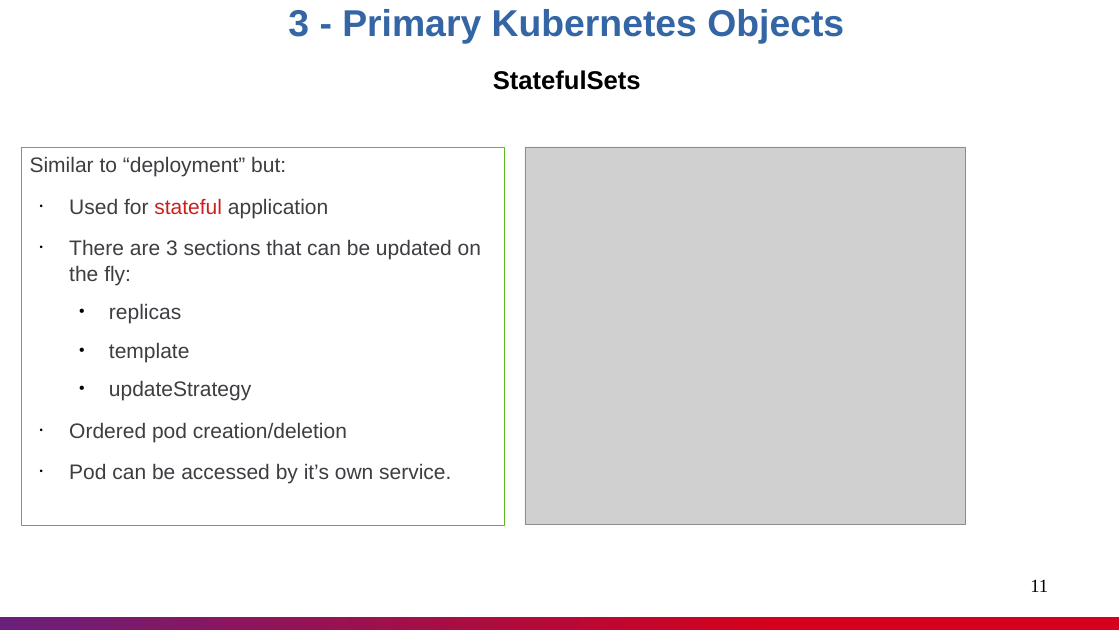
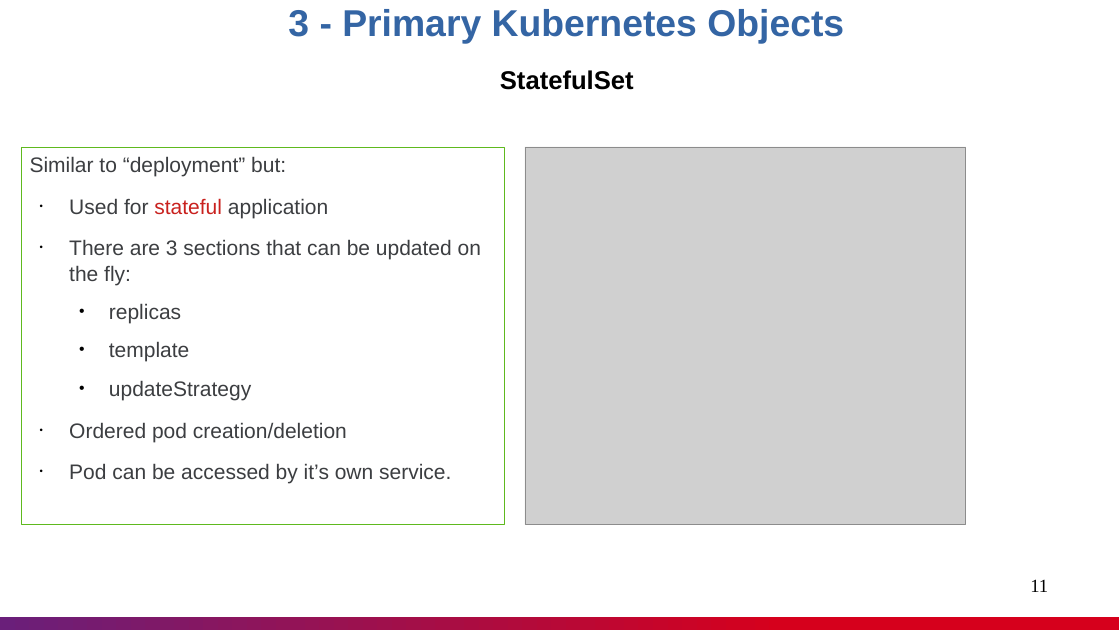
Before and after one commit to nashtech-garage/kubernetes, a slide deck: slide 11 of documents/K8s_Knowledge_Sharing.pptx. Drawn at 1120x630 pixels with LibreOffice and Linux fonts; fonts in the diff are those of the drawing; grey boxes stand for pictures. Boxes give left, top, right and bottom in pixels: in the first picture for what was removed or moved away, otherwise in the second. Text is boxed around its words. In the diff, an @@ line names an element or a change of style, - is before the commit and + after.

```diff
--- a/documents/K8s_Knowledge_Sharing.pptx
+++ b/documents/K8s_Knowledge_Sharing.pptx
@@ text at <box>288,9,844,90</box>: text changed @@
-3 - Primary Kubernetes Objects
-StatefulSets
+3 - Primary Kubernetes Objects
+StatefulSet
```
Also in this commit, not shown: 4 slides added, 1 slide removed.
